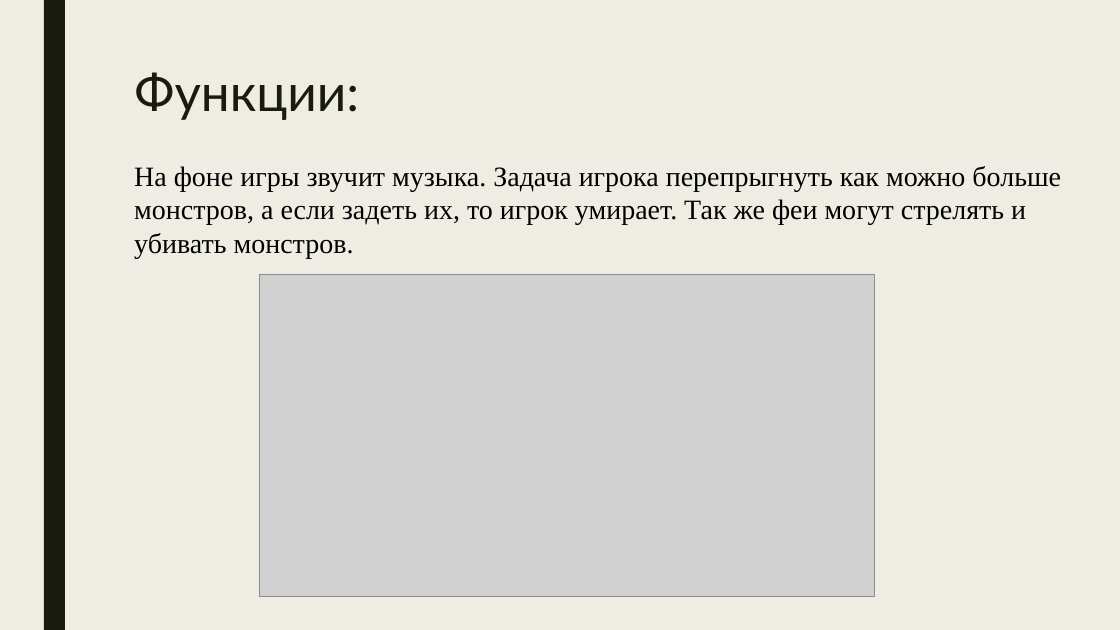
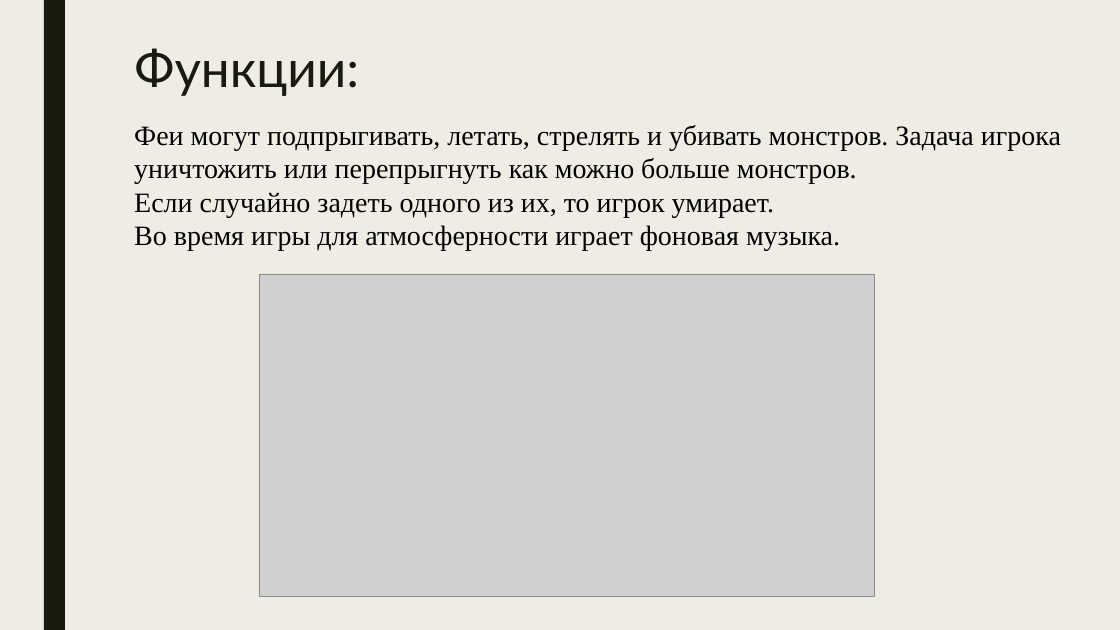
Before and after one commit to delyunchik/pygame, a slide deck: slide 3 of __doc/Winx.pptx. Drawn at 1120x630 pixels with LibreOffice and Linux fonts; fonts in the diff are those of the drawing; grey boxes stand for pictures. Boxes give left, top, right and bottom in pixels: in the first picture for what was removed or moved away, otherwise in the second. Text is boxed around its words. In the diff, an @@ line names an element or a change of style, - is before the commit and + after.

```diff
--- a/__doc/Winx.pptx
+++ b/__doc/Winx.pptx
@@ title "Функции:": place and size @@
-title "Функции:" at <box>134,72,359,120</box>
+title "Функции:" at <box>134,48,359,96</box>
@@ text at <box>134,125,1061,251</box>: text changed @@
-На фоне игры звучит музыка. Задача игрока перепрыгнуть как можно больше монстров, а если задеть их, то игрок умирает. Так же феи могут стрелять и убивать монстров.
+Феи могут подпрыгивать, летать, стрелять и убивать монстров. Задача игрока уничтожить или перепрыгнуть как можно больше монстров.
+Если случайно задеть одного из их, то игрок умирает.
+Во время игры для атмосферности играет фоновая музыка.
```
Also in this commit, not shown: 3 other slides changed, 2 slides added, 1 slide removed, 1 other file.
